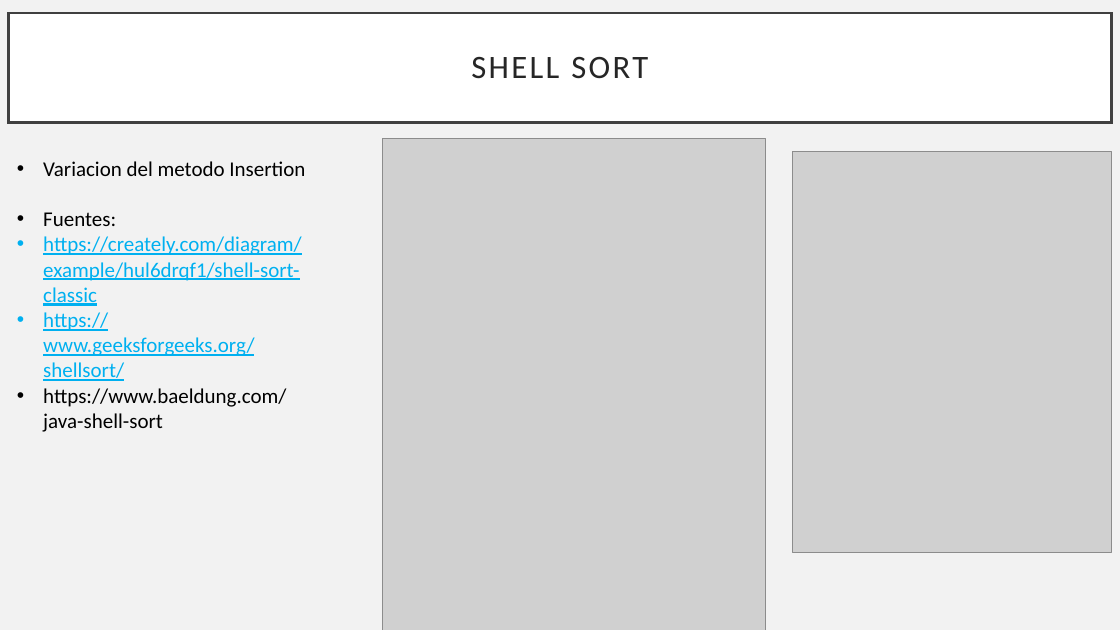
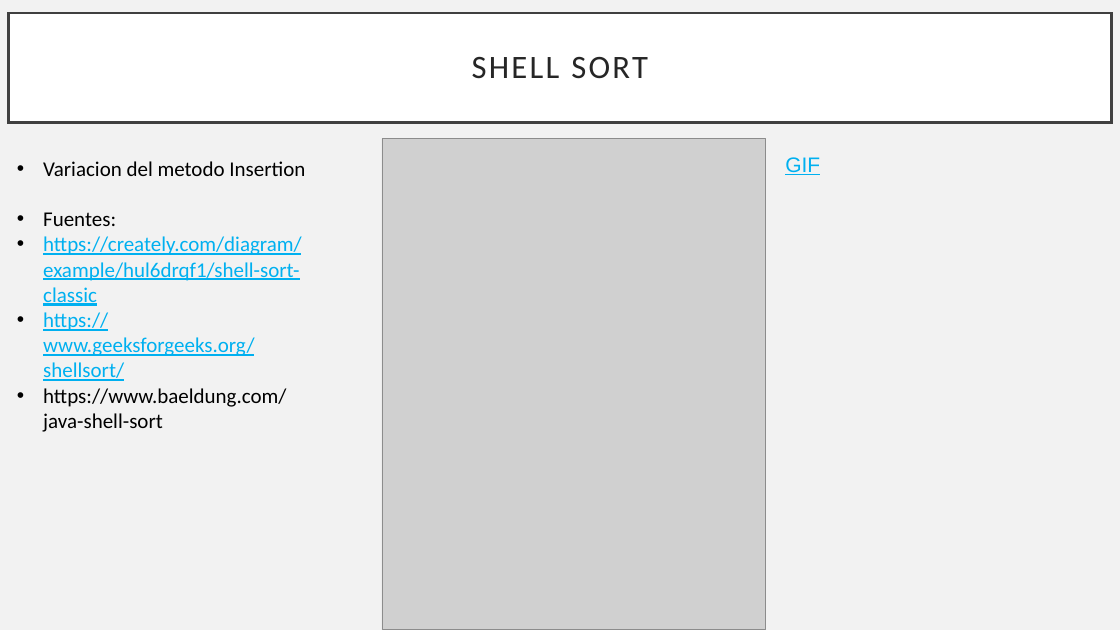
Before and after one commit to ThomasLittleGH/sort, a slide deck: slide 4 of sort.pptx (slide 2 before the commit). Drawn at 1120x630 pixels with LibreOffice and Linux fonts; fonts in the diff are those of the drawing; grey boxes stand for pictures. Boxes give left, top, right and bottom in pixels: in the first picture for what was removed or moved away, otherwise in the second. Text is boxed around its words. In the diff, an @@ line names an element or a change of style, - is before the commit and + after.

```diff
--- a/sort.pptx
+++ b/sort.pptx
@@ text added at box(785, 157, 820, 175), 18 pt, text #00B0F0, underline @@
+GIF
@@ picture removed at box(793, 151, 1112, 553) @@
```
Also in this commit, not shown: 6 other slides changed.
